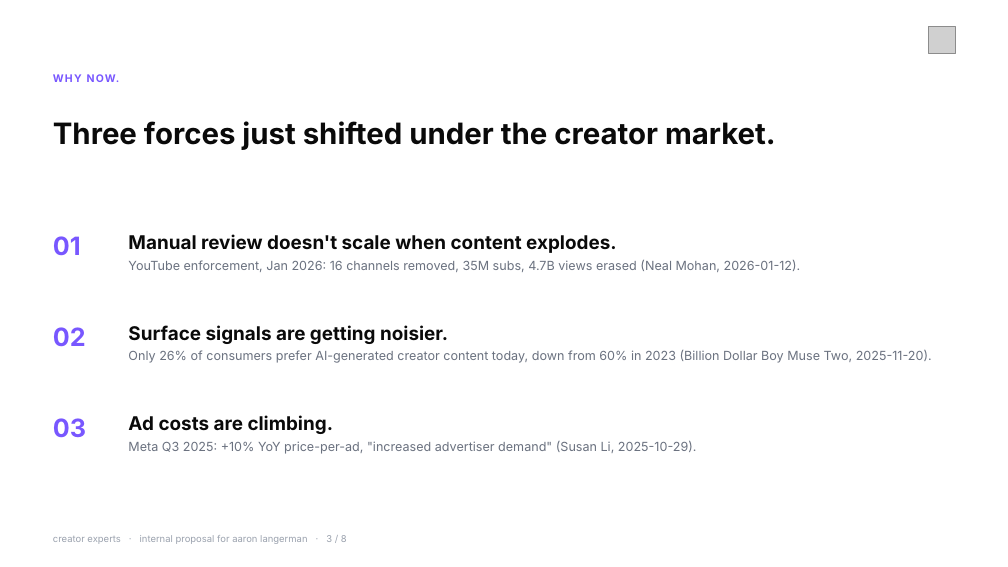
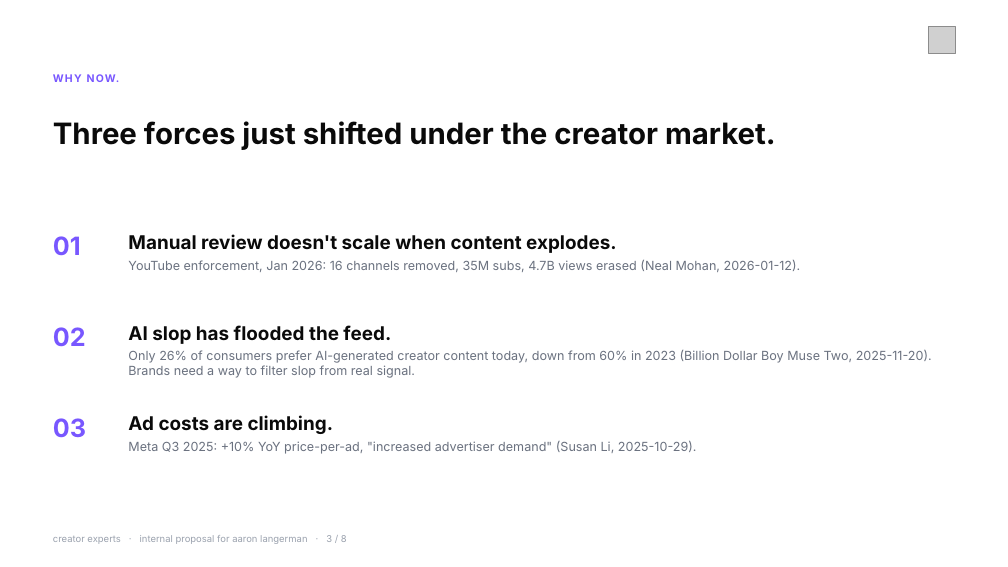
Before and after one commit to aarnavnaga/RallyEngine, a slide deck: slide 3 of docs/pitch/Mercor-Creators-Domain.pptx. Drawn at 1008x567 pixels with LibreOffice and Linux fonts; fonts in the diff are those of the drawing; grey boxes stand for pictures. Boxes give left, top, right and bottom in pixels: in the first picture for what was removed or moved away, otherwise in the second. Text is boxed around its words. In the diff, an @@ line names an element or a change of style, - is before the commit and + after.

```diff
--- a/docs/pitch/Mercor-Creators-Domain.pptx
+++ b/docs/pitch/Mercor-Creators-Domain.pptx
@@ text at (x1=128, y1=325, x2=932, y2=378): text changed @@
-Surface signals are getting noisier.
-Only 26% of consumers prefer AI-generated creator content today, down from 60% in 2023 (Billion Dollar Boy Muse Two, 2025-11-20).
+AI slop has flooded the feed.
+Only 26% of consumers prefer AI-generated creator content today, down from 60% in 2023 (Billion Dollar Boy Muse Two, 2025-11-20). Brands need a way to filter slop from real signal.
```
Also in this commit, not shown: 6 other files.
